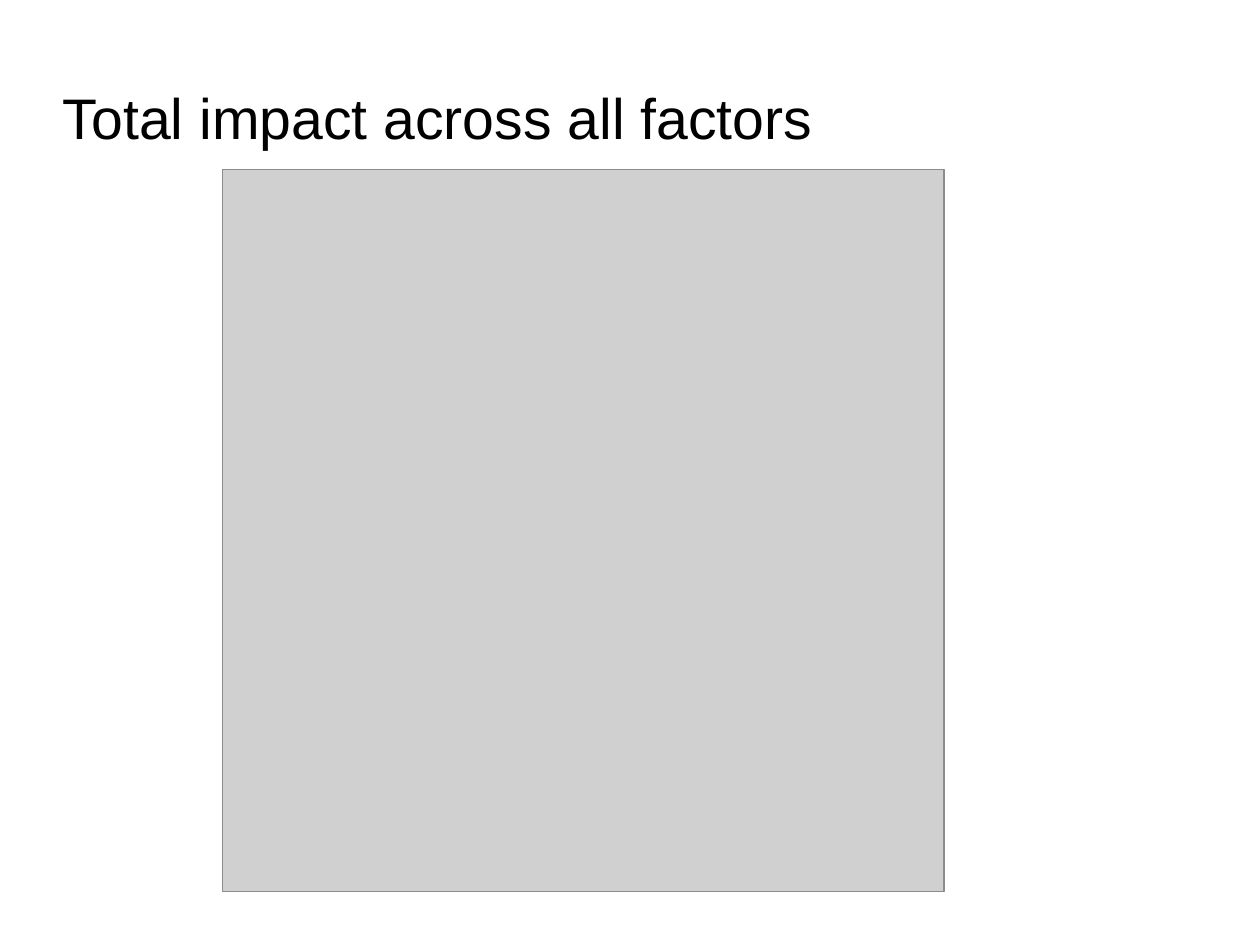
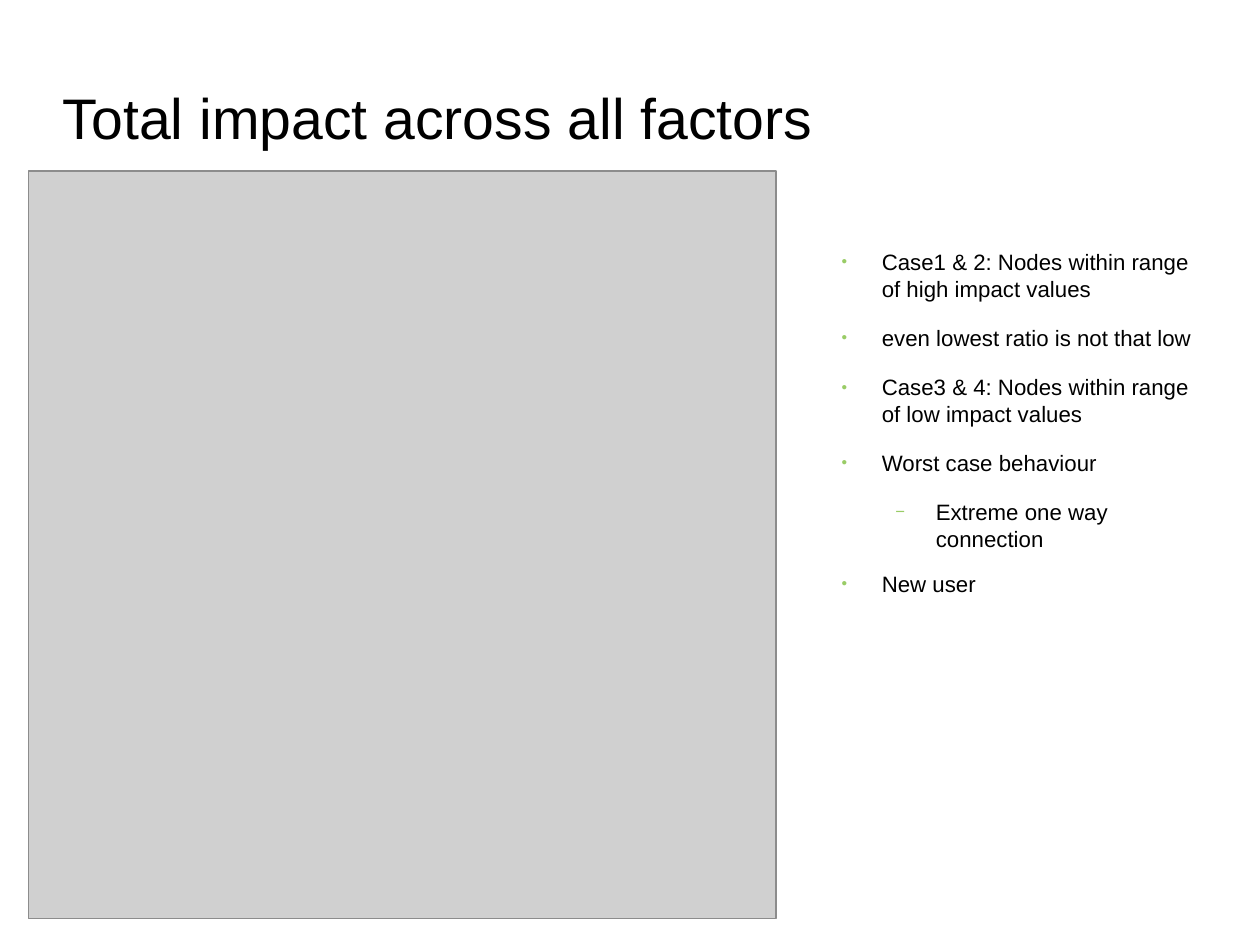
Before and after one commit to s2-t2/blockchain_reputation_system, a slide deck: slide 21 of documents/Presentation/Presentation.odp (slide 22 before the commit). Drawn at 1260x945 pixels with LibreOffice and Linux fonts; fonts in the diff are those of the drawing; grey boxes stand for pictures; background and template pictures are left out. Boxes give left, top, right and bottom in pixels: in the first picture for what was removed or moved away, otherwise in the second. Text is boxed around its words. In the diff, an @@ line names an element or a change of style, - is before the commit and + after.

```diff
--- a/documents/Presentation/Presentation.odp
+++ b/documents/Presentation/Presentation.odp
@@ picture: place and size @@
-picture at <box>222,169,944,892</box>
+picture at <box>29,172,776,919</box>
@@ text added at <box>882,254,1190,593</box>, 14 pt, text #000000 @@
+● Case1 & 2: Nodes within range of high impact values
+● even lowest ratio is not that low
+● Case3 & 4: Nodes within range of low impact values
+● Worst case behaviour
+  − Extreme one way connection
+● New user
```
Also in this commit, not shown: 4 other slides changed, 1 slide added, 2 slides removed, 1 other file.
